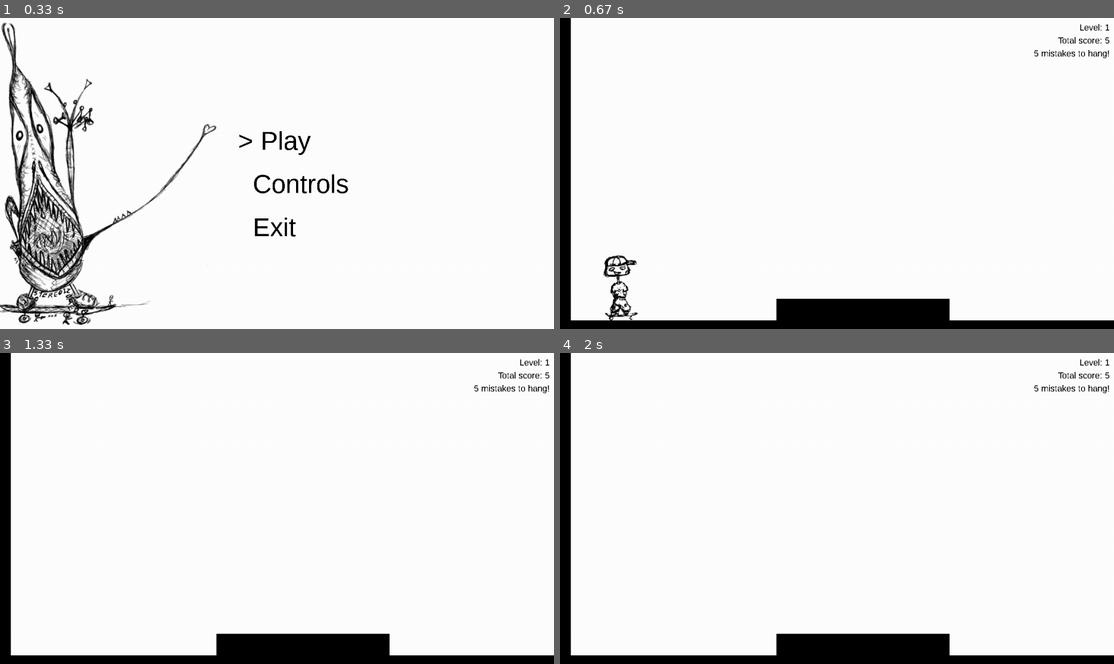
Above: before the commit, frames 1-4 (two rows, left to right).
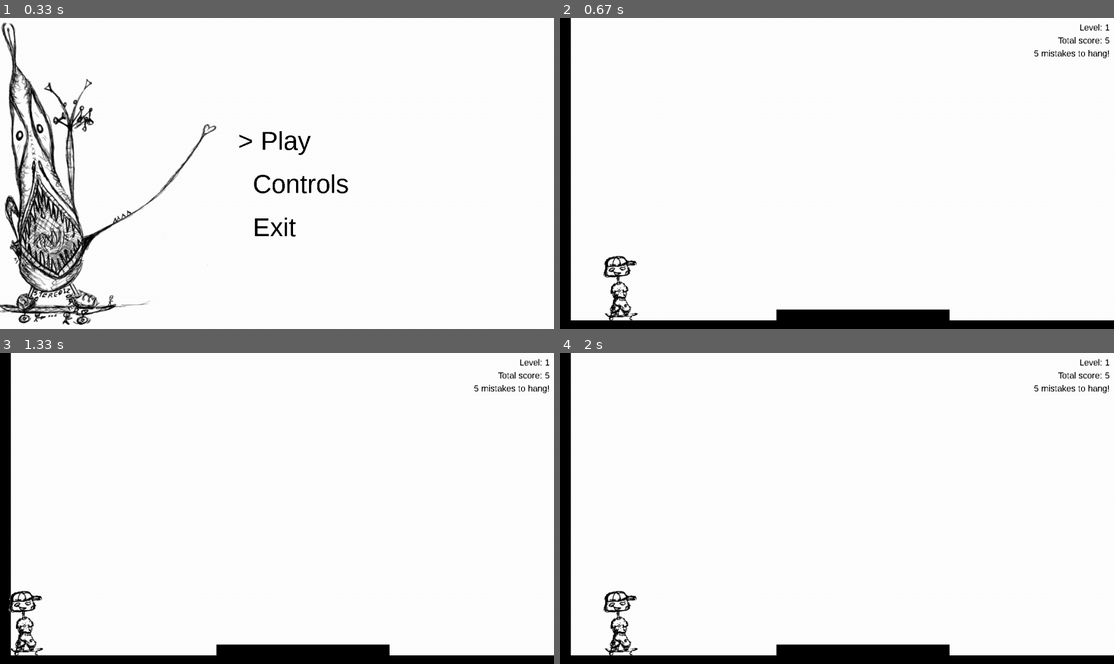
Above: after the commit, the same moments.

Repository: spookydoodle/bounce_pygame
Game: pygame game, started from main.py
The game is run twice, just before and just after one commit, with the same random seed, the same clock (stepped at 60 frames per second) and the same inputs.
Inputs:
- Up to frame 1 (0.33 s): no input
- Up to frame 2 (0.67 s): tap Enter at 0.33 s
- Up to frame 3 (1.33 s): tap A at 0.67 s; tap Space at 1 s
- Up to frame 4 (2 s): hold Right from 1.83 s (still down)

Frame 1 is identical in both runs. In frame 2, 1.6% of the frame differs, in the area x 7-71%, y 76-98%; in frame 3, 1.7%, in the area x 1-71%, y 76-98%; in frame 4, 1.7%.

Commit message:
a bit better but still buggy on the corners

Diff:
--- a/skater/game.py
+++ b/skater/game.py
@@ -170,7 +170,7 @@
 
         self.player = Player(speed = 8)
         self.player.rect.x = 100
-        self.player.rect.y = 550
+        self.player.rect.bottom = 500
         self.all_sprites_group.add(self.player)
 
         ##self.keyword = Keyword()
@@ -198,7 +198,7 @@
             ##self.alphabet.reset()
             self.create_obstacles()
             self.player.rect.x = 100
-            self.player.rect.y = 550
+            self.player.rect.bottom = 700
             self.new_level = False
 
         if not self.game_over:
@@ -210,7 +210,7 @@
 
                 self.check_collisions()
                 self.player.move(screen, event)
-                #self.player.fall()
+                self.player.fall()
                 self.player.jump()
                 self.check_game_result()
 
@@ -230,7 +230,7 @@
 
         ground = Obstacle(image = pygame.Surface([2000, 50]), x = -50, y = 700)
 
-        obstacle2 = Obstacle(image = pygame.Surface([400, 50]), x = 500, y = 650)
+        obstacle2 = Obstacle(image = pygame.Surface([400, 25]), x = 500, y = 675)
 
         obstacle3 = Obstacle(image = pygame.Surface([50, 700]), x = -25, y = 0)
 
@@ -244,7 +244,7 @@
 
 
     def check_collisions(self):
-
+        var1 = (self.player.is_colliding_r, self.player.is_colliding_l, self.player.is_colliding_b, self.player.rect.bottom)
         # reset collision flags
         self.player.is_colliding_l = False
         self.player.is_colliding_r = False
@@ -265,10 +265,10 @@
     # check collision player_right - obstacle_left
     def check_collision_r(self, obstacle):
 
-        if (self.player.rect.collidepoint(obstacle.rect.midleft) \
-            or self.player.rect.collidepoint(obstacle.rect.topleft) \
-            or self.player.rect.collidepoint(obstacle.rect.bottomleft)) \
-            and (self.player.rect.right) >= obstacle.rect.left:
+        if pygame.sprite.collide_rect(self.player, obstacle) \
+            and self.player.rect.left <= obstacle.rect.left \
+            and self.player.rect.right >= obstacle.rect.left:
+
             self.player.stop_movement_x()
             self.player.is_colliding_r = True
 
@@ -276,10 +276,9 @@
     # check collision player_left - obstacle_right
     def check_collision_l(self, obstacle):
 
-        if (self.player.rect.collidepoint(obstacle.rect.midright) \
-            or self.player.rect.collidepoint(obstacle.rect.topright) \
-            or self.player.rect.collidepoint(obstacle.rect.bottomright)) \
-            and self.player.rect.left <= (obstacle.rect.right):
+        if pygame.sprite.collide_rect(self.player, obstacle) \
+            and self.player.rect.left <= obstacle.rect.right \
+            and self.player.rect.right >= obstacle.rect.right:
 
             self.player.stop_movement_x()
             self.player.is_colliding_l = True
@@ -288,11 +287,22 @@
     # check collision player_bottom - obstacle_top - not working yet
     def check_collision_b(self, obstacle):
 
-        if self.player.rect.colliderect(obstacle.rect) \
-            and self.player.rect.bottom >= (obstacle.rect.top):
-
-            self.player.stop_movement_y(obstacle.rect.top - self.player.rect.height)
-            self.player.is_colliding_b = True
+        # this condition is added to avoid changing y position when player collides with a corner of an obstacle (e.g., top left point)
+        if not self.player.is_colliding_r and not self.player.is_colliding_l:
+
+            # additional conditions are given to handle situations where collision appears on the corners of an obstacle
+            if pygame.sprite.collide_rect(self.player, obstacle) \
+                and self.player.rect.bottom >= obstacle.rect.top \
+                and self.player.rect.top <= obstacle.rect.top \
+                \
+                and self.player.rect.right > obstacle.rect.left \
+                and self.player.rect.left > (obstacle.rect.left - self.player.rect.width) \
+                \
+                and self.player.rect.right < (obstacle.rect.right + self.player.rect.width) \
+                and self.player.rect.left < obstacle.rect.right:
+
+                self.player.stop_movement_y(obstacle.rect.top)
+                self.player.is_colliding_b = True
 
 
     def check_game_result(self):
--- a/skater/player.py
+++ b/skater/player.py
@@ -23,9 +23,9 @@
         self.image = pygame.image.load(images.PLAYER_MAIN).convert_alpha()
         self.rect = self.image.get_rect()
 
-        #self.collider = pygame.transform.scale(self.image, (int(0.6 * self.rect.width), int(0.6 * self.rect.height)))
-        #self.collider = self.collider.move((int(0.2 * self.rect.width), int(0.2 * self.rect.height)))
-        #self.collider_rect = self.collider.get_rect()
+        # make collider smaller than the image
+        band = 4
+        self.collide_rect = pygame.Rect(self.rect.x + band, self.rect.top, self.rect.width - 2*band, self.rect.height)
 
         # speed is used for movement to left/right
         self.speed = speed
@@ -35,7 +35,7 @@
         self.a = 2
         self.v = self.v0 = 8
         self.v_jump = self.G * self.v0
-        self.m = 5
+        self.m = 6
         self.is_jumping = False
         self.is_falling = False
         self.is_decelerating = False
@@ -115,7 +115,7 @@
 
     def decelerate(self):
 
-        if not self.is_colliding_r:
+        if not self.is_colliding_r and not self.is_colliding_l:
 
             if self.v > self.ZERO and self.is_decelerating:
                 self.rect.x += self.v * self.v / self.a * self.moving_direction_x
@@ -127,7 +127,6 @@
             # if velocity reaches 0.00001 reset to initial velocity value v0
             elif self.v <= self.ZERO:
                 self.stop_movement_x()
-
 
 
     def jump(self):
@@ -154,8 +153,8 @@
 
 
             ## If ground is reached, reset variables.
-            #if self.rect.y >= ground_pos_y:
-            #    self.stop_movement_y()
+            #if self.rect.bottom >= 700:
+            #    self.stop_movement_y(700)
 
 
     def fall(self):
@@ -170,7 +169,7 @@
 
 
     def stop_movement_y(self, y):
-        self.rect.y = y
+        self.rect.bottom = y + 1
         self.v_jump = self.G * self.v0
         self.v *= self.ELASTICITY
         self.is_jumping = False
